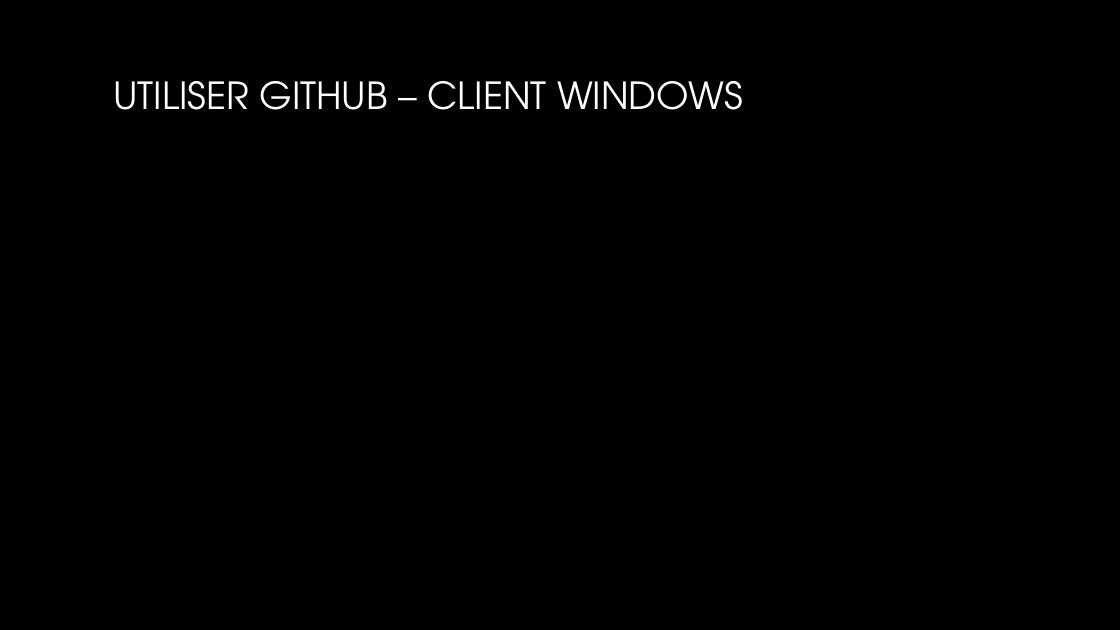
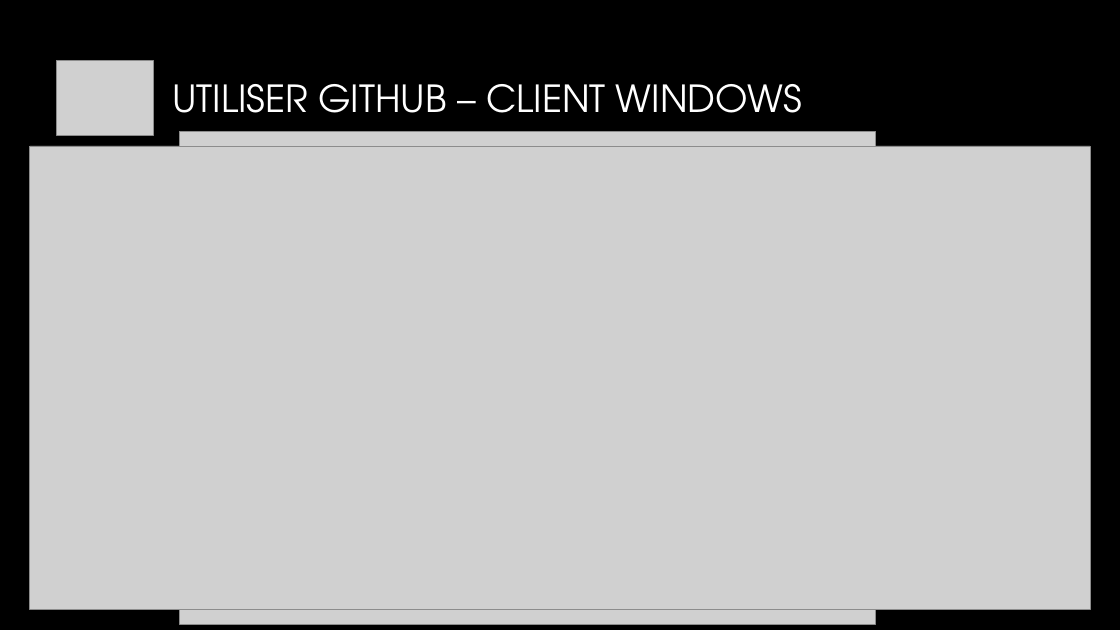
Before and after one commit to Chaps06TV/ProjetIndustriel, a slide deck: slide 9 of Présentation/PresentationProjetIndustrielWeb.pptx (slide 6 before the commit). Drawn at 1120x630 pixels with LibreOffice and Linux fonts; fonts in the diff are those of the drawing; grey boxes stand for pictures; background and template pictures are left out. Boxes give left, top, right and bottom in pixels: in the first picture for what was removed or moved away, otherwise in the second. Text is boxed around its words. In the diff, an @@ line names an element or a change of style, - is before the commit and + after.

```diff
--- a/Présentation/PresentationProjetIndustrielWeb.pptx
+++ b/Présentation/PresentationProjetIndustrielWeb.pptx
@@ picture added at (x1=56, y1=60, x2=154, y2=135) @@
@@ title "UTILISER GITHUB – CLIENT WINDOWS" moved from (x1=113, y1=81, x2=743, y2=110) to (x1=172, y1=84, x2=802, y2=113) @@
@@ picture added at (x1=30, y1=146, x2=1091, y2=610) @@
@@ picture added at (x1=180, y1=131, x2=875, y2=624) @@
```
Also in this commit, not shown: 1 other slide changed, 3 slides added.
